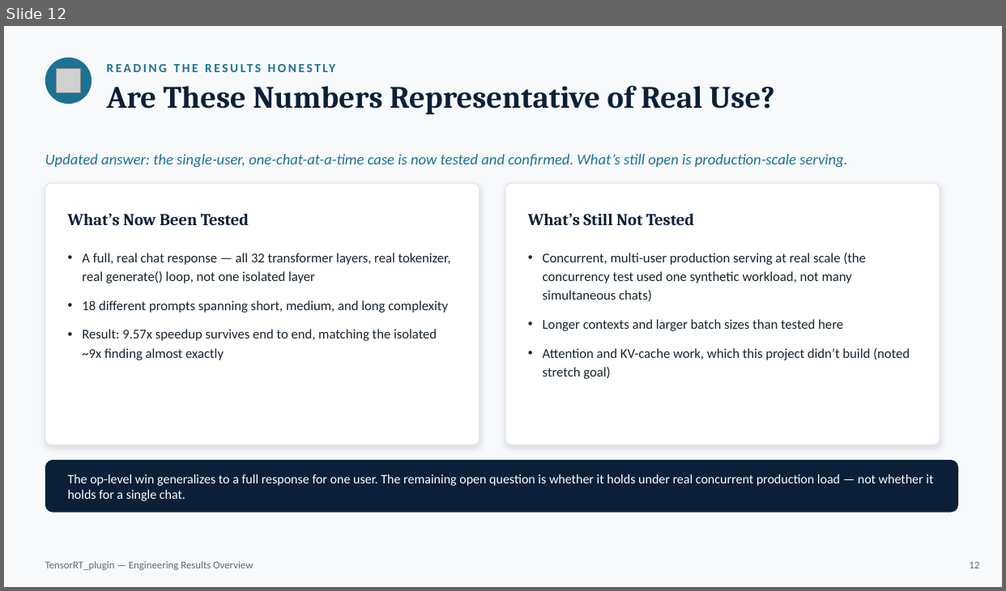
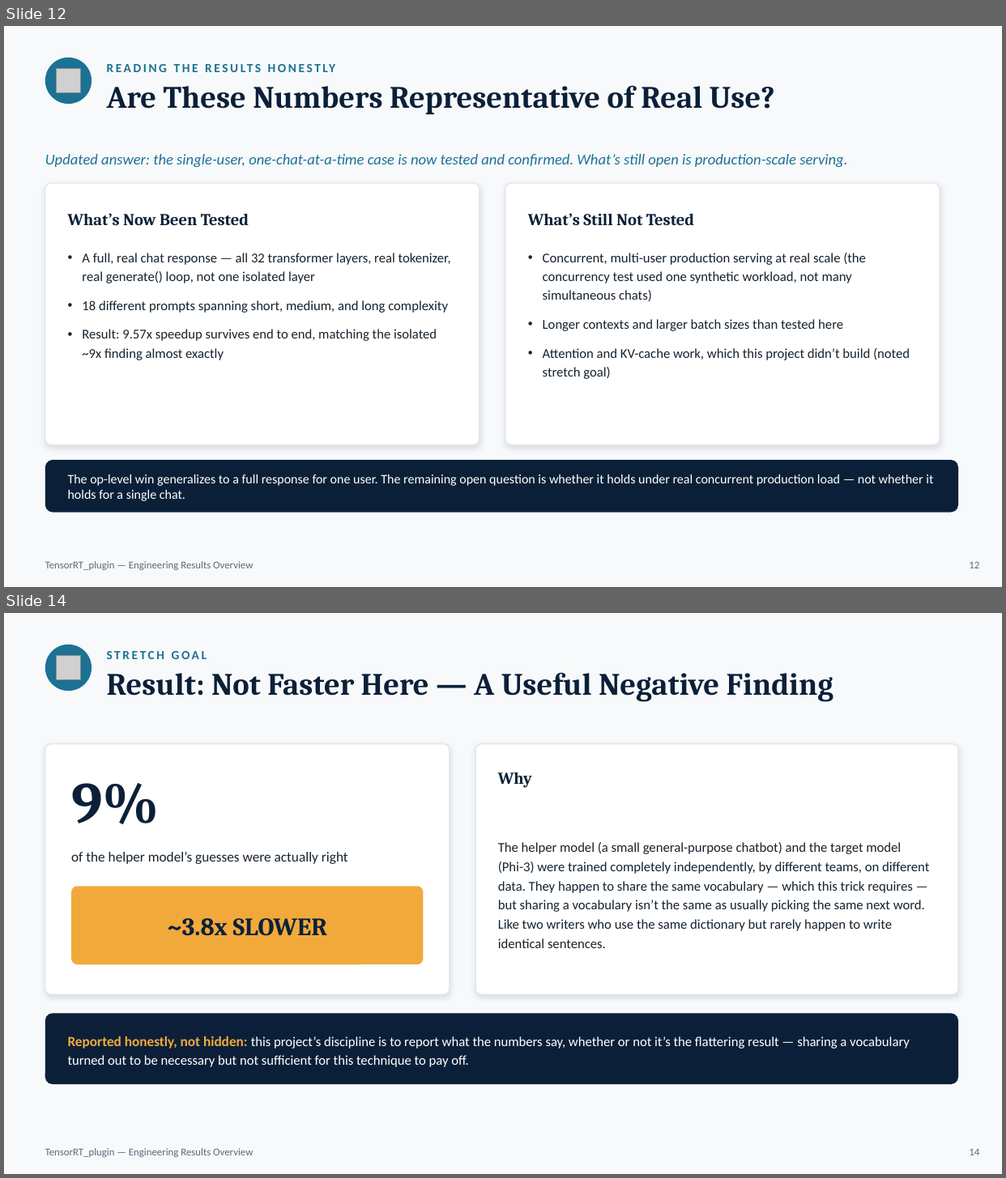
Before and after one commit to npwa/TensorRT_plugin, a slide deck: Doc/tensorrt_plugin_overview.pptx. Shown one above the other, each under a label of ours: slide 12 before the commit, slides 12 and 14 after it; the slides between them are not shown. The pictures are 1006x591 and 1006x1178 pixels, drawn with LibreOffice and Linux fonts; fonts in the diff are those of the drawing; grey boxes stand for pictures. Boxes give left, top, right and bottom in pixels: in the first picture for what was removed or moved away, otherwise in the second. Text is boxed around its words. In the diff, an @@ line names an element or a change of style, - is before the commit and + after.

```diff
--- a/Doc/tensorrt_plugin_overview.pptx
+++ b/Doc/tensorrt_plugin_overview.pptx
@@ slide 14 added at bbox=[4, 613, 1002, 1174], background #F7F9FB @@
@@ ellipse added at bbox=[45, 645, 91, 691], fill #1C7293 @@
@@ picture added at bbox=[57, 656, 80, 679] @@
@@ text added at bbox=[107, 651, 207, 659], 12 pt, text #1C7293, bold @@
+STRETCH GOAL
@@ text added at bbox=[107, 672, 833, 702], 30 pt, text #0B2038, bold @@
+Result: Not Faster Here — A Useful Negative Finding
@@ rounded rectangle added at bbox=[45, 744, 450, 995], fill #FFFFFF, outline #E1E7ED 1 pt @@
@@ rounded rectangle added at bbox=[475, 744, 958, 995], fill #FFFFFF, outline #E1E7ED 1 pt @@
@@ text added at bbox=[498, 772, 532, 788], 16 pt, text #0B2038, bold @@
+Why
@@ text added at bbox=[71, 783, 160, 824], 56 pt, text #0B2038, bold @@
+9%
@@ text added at bbox=[71, 852, 348, 864], 13.5 pt, text #16232E @@
+of the helper model’s guesses were actually right
@@ text added at bbox=[498, 842, 929, 948], 13 pt, text #16232E @@
+The helper model (a small general-purpose chatbot) and the target model (Phi-3) were trained completely independently, by different teams, on different data. They happen to share the same vocabulary — which this trick requires — but sharing a vocabulary isn’t the same as usually picking the same next word. Like two writers who use the same dictionary but rarely happen to write identical sentences.
@@ rounded rectangle added at bbox=[71, 886, 424, 965], fill #F2A93B @@
@@ text added at bbox=[168, 918, 327, 936], 24 pt, text #0B2038, bold @@
+~3.8x SLOWER
@@ rounded rectangle added at bbox=[45, 1013, 958, 1084], fill #0B2038 @@
@@ text added at bbox=[68, 1037, 910, 1067], 13 pt, text #FFFFFF @@
+Reported honestly, not hidden: this project’s discipline is to report what the numbers say, whether or not it’s the flattering result — sharing a vocabulary turned out to be necessary but not sufficient for this technique to pay off.
@@ text added at bbox=[45, 1148, 253, 1157], 10 pt, text #5B6B7A @@
+TensorRT_plugin — Engineering Results Overview
@@ text added at bbox=[969, 1149, 979, 1156], 10 pt, text #5B6B7A @@
+14
```
Also in this commit, not shown: 1 slide changed, 1 other slide added, 7 other files.
